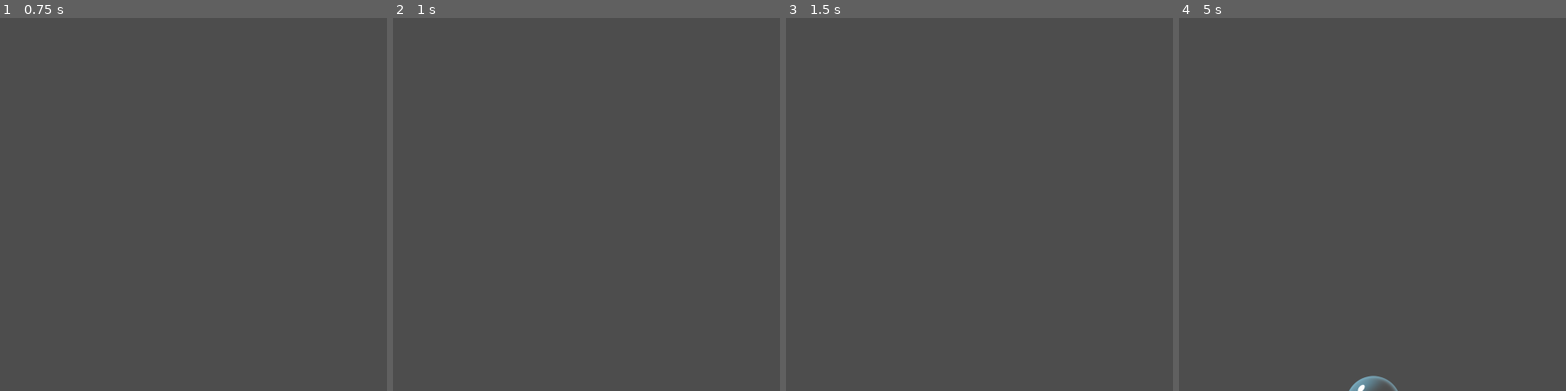
Above: before the commit, frames 1-4 (left to right).
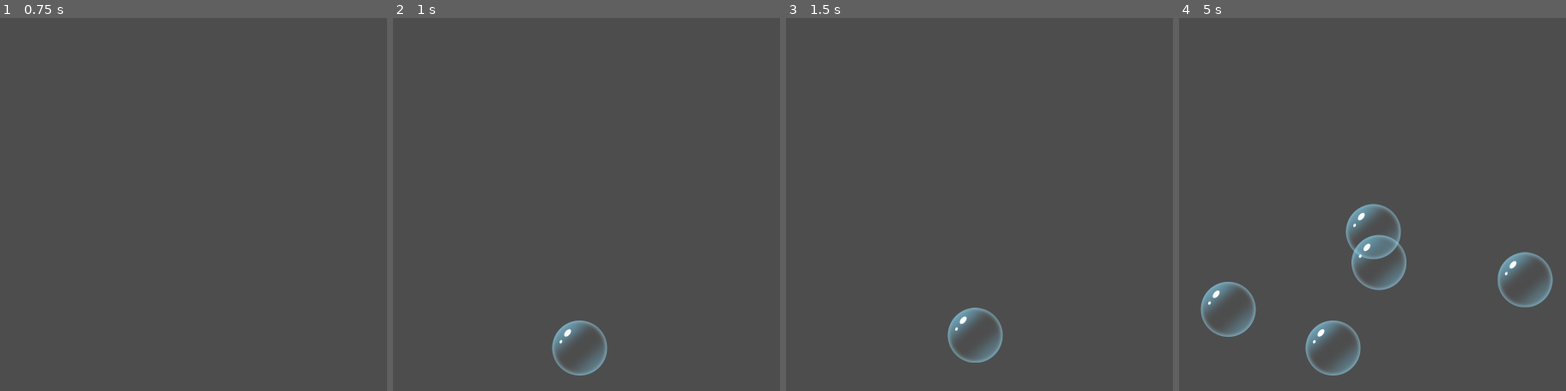
Above: after the commit, the same moments.

Repository: HybridAU/bubble-pop
Game: Godot game, scene res://root.tscn
Two runs of this game, one before a commit and one after it. Both use one fixed random seed, a clock stepped at 60 frames per second and the inputs below.
Inputs (mouse positions are in pixels of both pictures, inside the frame that each line leads up to):
- Up to frame 1 (0.75 s): tap Enter at 0.5 s; move the mouse to (outside the picture) at 0.52 s; click (outside the picture) at 0.67 s
- Up to frame 2 (1 s): no input
- Up to frame 3 (1.5 s): move the mouse to (886, 81) at 1.27 s; click (886, 81) at 1.42 s
- Up to frame 4 (5 s): move the mouse to (outside the picture) at 2.02 s; click (outside the picture) at 2.17 s; move the mouse to (1349, 185) at 2.77 s; click (1349, 185) at 2.92 s; move the mouse to (1511, 148) at 3.52 s; click (1511, 148) at 3.67 s; move the mouse to (outside the picture) at 4.27 s; click (outside the picture) at 4.42 s

Frame 1 is identical in both runs. In frame 2, 0.9% of the frame differs, in the area x 41-56%, y 81-96%; in frame 3, 0.9%; in frame 4, 4.5%, in the area x 5-97%, y 49-100%.

Commit message:
Update export settings

Diff:
--- a/project.godot
+++ b/project.godot
@@ -19,6 +19,7 @@
 
 window/size/viewport_width=1080
 window/size/viewport_height=1920
+window/handheld/orientation=1
 
 [physics]
 
@@ -28,3 +29,4 @@
 
 rendering_device/driver.windows="d3d12"
 renderer/rendering_method="mobile"
+textures/vram_compression/import_etc2_astc=true
--- a/scripts/root.gd
+++ b/scripts/root.gd
@@ -17,5 +17,5 @@
 
 func spawn_bubble() -> void:
 	var new_bubble = bubble.instantiate()
-	new_bubble.position = Vector2(randf_range(100, 980), 1900)
+	new_bubble.position = Vector2(randf_range(100, get_viewport().size.x - 100), get_viewport().size.y - 100)
 	add_child(new_bubble)
Binary file added: assets/Bubbles/Coloured/128x128/bubble_1.png
Not shown, added: assets/Bubbles/Coloured/128x128/bubble_1.png.import
Binary file added: assets/Bubbles/Coloured/128x128/bubble_2.png
Not shown, added: assets/Bubbles/Coloured/128x128/bubble_2.png.import
Binary file added: assets/Bubbles/Coloured/128x128/bubble_3.png
Not shown, added: assets/Bubbles/Coloured/128x128/bubble_3.png.import
Not shown, added: assets/Bubbles/Coloured/128x128/bubble_4.png.import
Binary file added: assets/Bubbles/Coloured/128x128/bubble_5.png
Not shown, added: assets/Bubbles/Coloured/128x128/bubble_5.png.import
Binary file added: assets/Bubbles/Coloured/128x128/bubble_6.png
Not shown, added: assets/Bubbles/Coloured/128x128/bubble_6.png.import
Binary file added: assets/Bubbles/Coloured/128x128/bubble_7.png
(and 3 more such lines)
